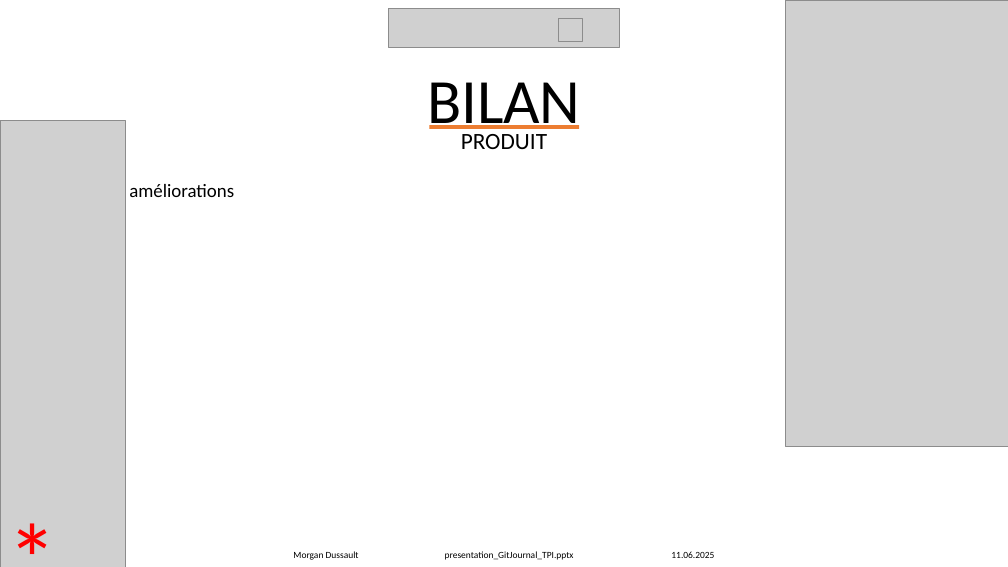
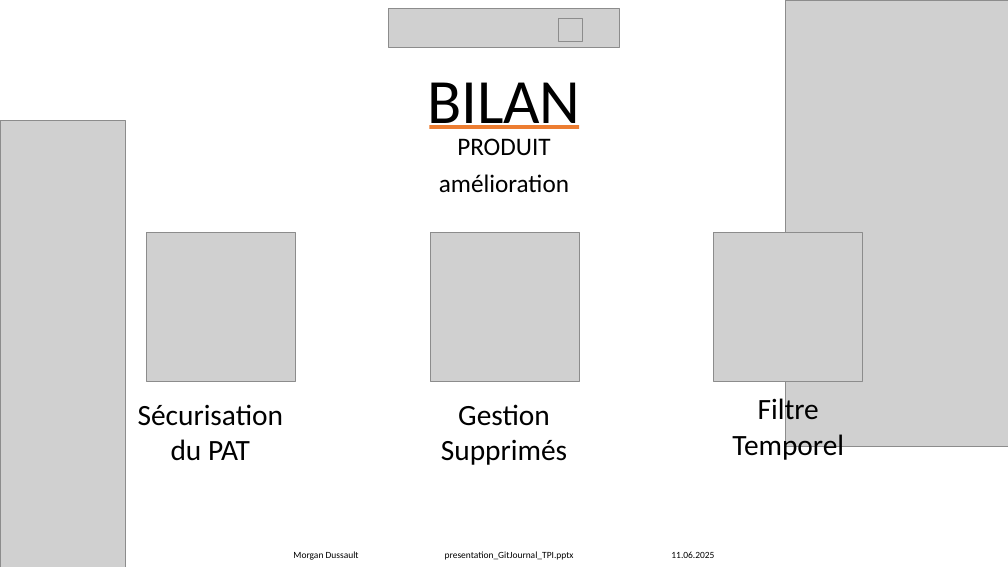
Before and after one commit to Morgan-DD/GitJournal, a slide deck: slide 33 of presentation/presentation_GitJournal_TPI.pptx. Drawn at 1008x567 pixels with LibreOffice and Linux fonts; fonts in the diff are those of the drawing; grey boxes stand for pictures. Boxes give left, top, right and bottom in pixels: in the first picture for what was removed or moved away, otherwise in the second. Text is boxed around its words. In the diff, an @@ line names an element or a change of style, - is before the commit and + after.

```diff
--- a/presentation/presentation_GitJournal_TPI.pptx
+++ b/presentation/presentation_GitJournal_TPI.pptx
@@ text added at box(439, 138, 569, 192), 24 pt, text #000000 @@
+PRODUIT
+amélioration
@@ subtitle removed at box(461, 134, 547, 149) @@
-PRODUIT
@@ text removed at box(129, 184, 234, 197) @@
-améliorations
@@ picture added at box(147, 233, 296, 382) @@
@@ picture added at box(430, 233, 579, 382) @@
@@ picture added at box(714, 233, 863, 382) @@
@@ text added at box(138, 404, 283, 461), 28 pt, text #000000 @@
+Sécurisation du PAT
@@ text added at box(441, 404, 567, 465), 28 pt, text #000000 @@
+Gestion Supprimés
@@ text added at box(732, 395, 844, 460), 28 pt, text #000000 @@
+Filtre Temporel
@@ text removed at box(0, 491, 67, 567) @@
-*
```
Also in this commit, not shown: 9 other slides changed, 8 other files.
